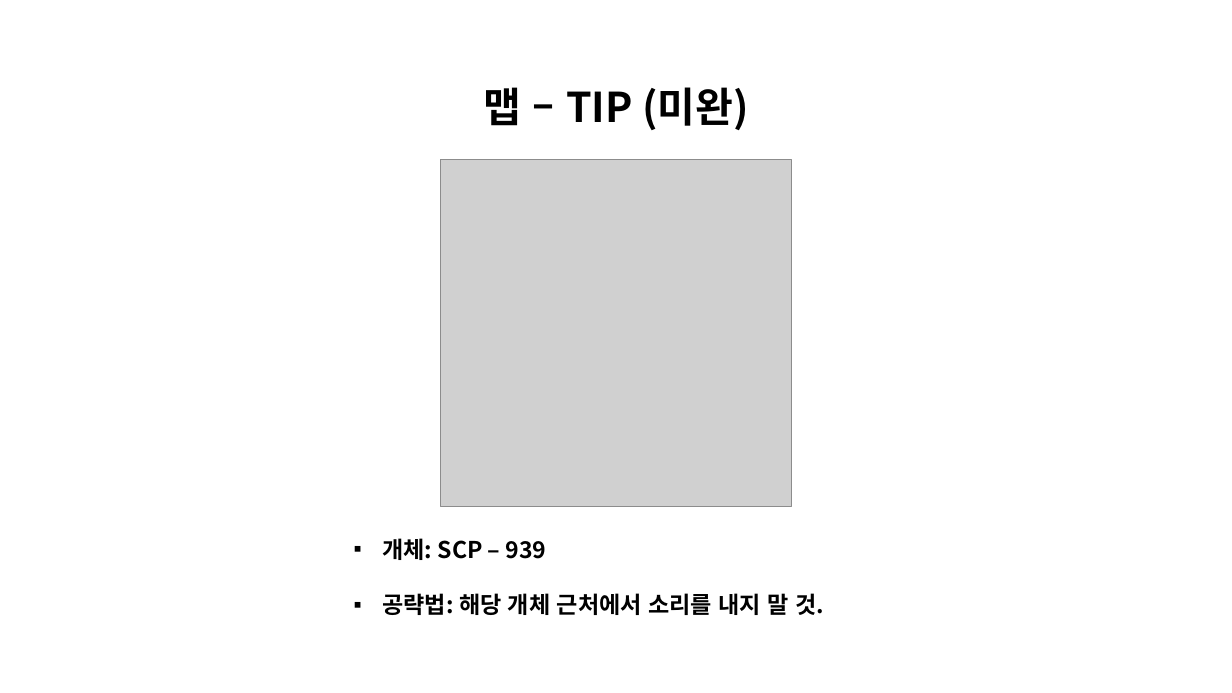
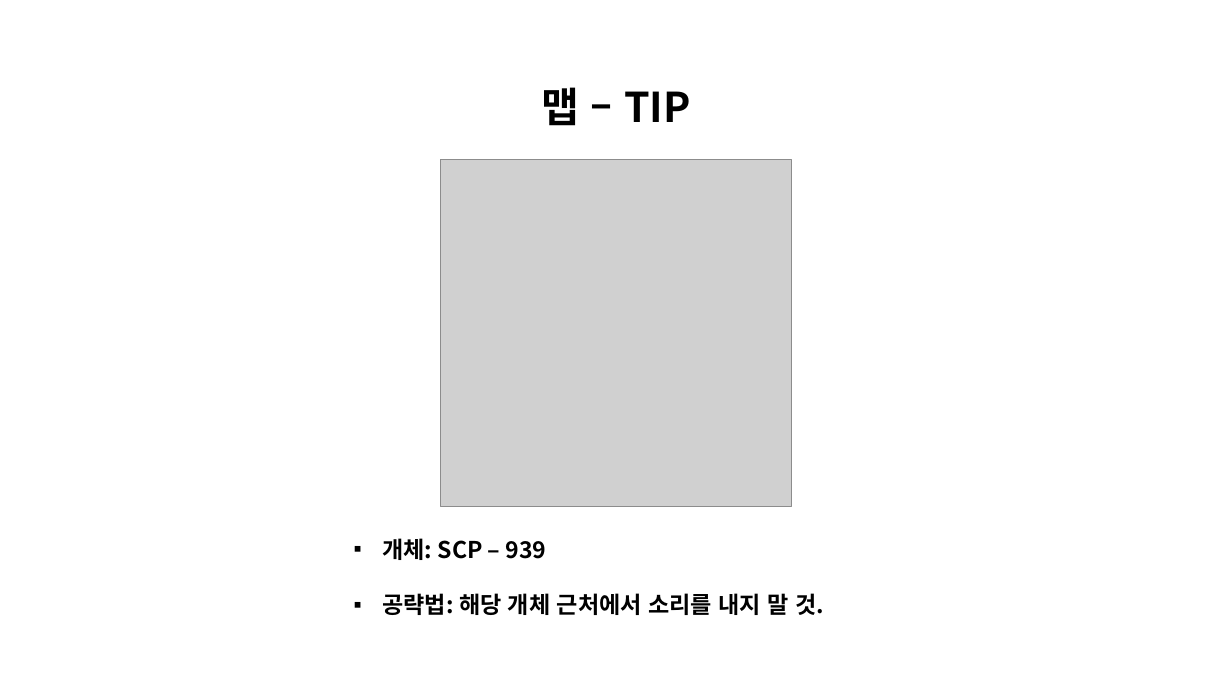
Before and after one commit to CrograNM/_CCD, a slide deck: slide 10 of 문서/CCD 설명서.pptx. Drawn at 1232x693 pixels with LibreOffice and Linux fonts; fonts in the diff are those of the drawing; grey boxes stand for pictures; background and template pictures are left out. Boxes give left, top, right and bottom in pixels: in the first picture for what was removed or moved away, otherwise in the second. Text is boxed around its words. In the diff, an @@ line names an element or a change of style, - is before the commit and + after.

```diff
--- a/문서/CCD 설명서.pptx
+++ b/문서/CCD 설명서.pptx
@@ text at [541,87,691,126]: text changed @@
-맵 – TIP (미완)
+맵 – TIP
```
Also in this commit, not shown: 1 other slide changed, 11 other files.
